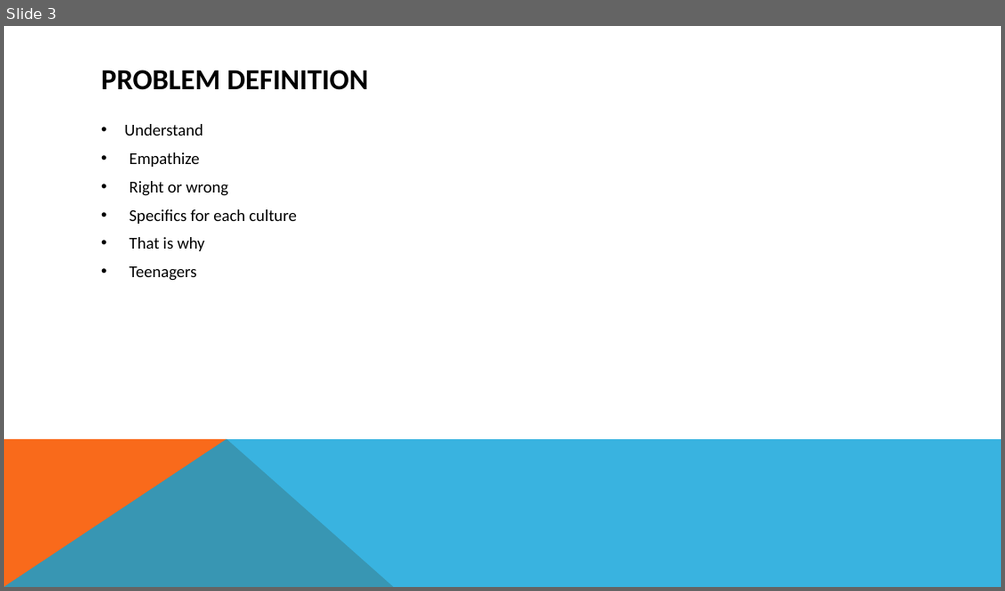
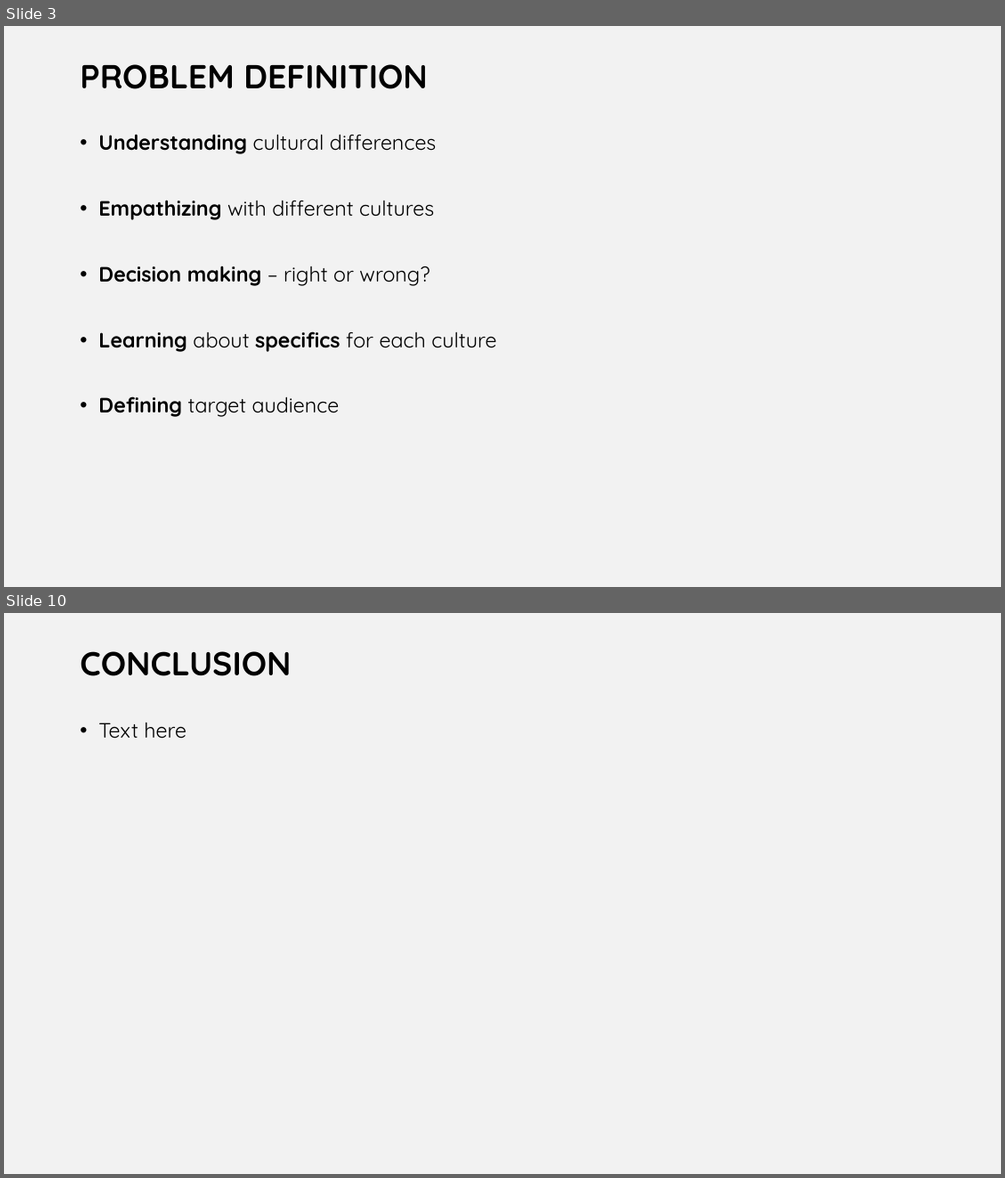
Before and after one commit to legendely/project_group_theme1.1-2015-16-, a slide deck: game-concept.pptx. Shown one above the other, each under a label of ours: slide 3 before the commit, slides 3 and 10 after it; the slides between them are not shown. The pictures are 1005x591 and 1005x1178 pixels, drawn with LibreOffice and Linux fonts; fonts in the diff are those of the drawing. Boxes give left, top, right and bottom in pixels: in the first picture for what was removed or moved away, otherwise in the second. Text is boxed around its words. In the diff, an @@ line names an element or a change of style, - is before the commit and + after.

```diff
--- a/game-concept.pptx
+++ b/game-concept.pptx
@@ slide 10 added at box(4, 613, 1001, 1174), background #F2F2F2 @@
@@ title added at box(80, 651, 291, 676), 32 pt, text #000000, bold @@
+CONCLUSION
@@ text added at box(98, 722, 186, 738), 20 pt, text #000000 @@
+• Text here
@@ slide 3 changed as well @@
@@ background #FFFFFF to #F2F2F2 @@
@@ title "PROBLEM DEFINITION": place and size @@
-title "PROBLEM DEFINITION" at box(101, 70, 369, 90)
+title "PROBLEM DEFINITION" at box(80, 64, 427, 89)
@@ title "PROBLEM DEFINITION" at box(80, 64, 427, 89): size 28 to 32 pt, font Calibri to Quicksand; line spacing 1 to 0.9; vertical alignment middle to top @@
@@ text at box(98, 134, 496, 417): text changed; size 16 to 20 pt; font Calibri to Quicksand @@
-• Understand
-• Empathize
-• Right or wrong
-• Specifics for each culture
-• That is why
-• Teenagers
+• Understanding cultural differences
+• Empathizing with different cultures
+• Decision making – right or wrong?
+• Learning about specifics for each culture
+• Defining target audience
@@ freeform shape removed at box(4, 439, 394, 587) @@
@@ freeform shape removed at box(4, 439, 1001, 587) @@
```
Also in this commit, not shown: 4 other slides changed, 5 other slides added, 3 slides removed, 2 other files.
